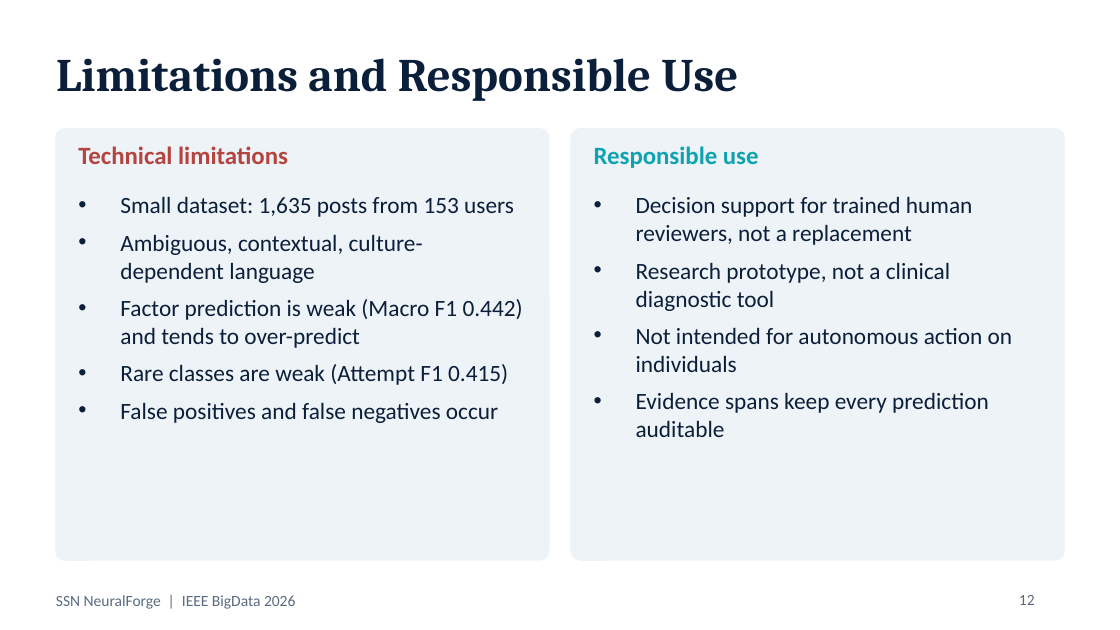
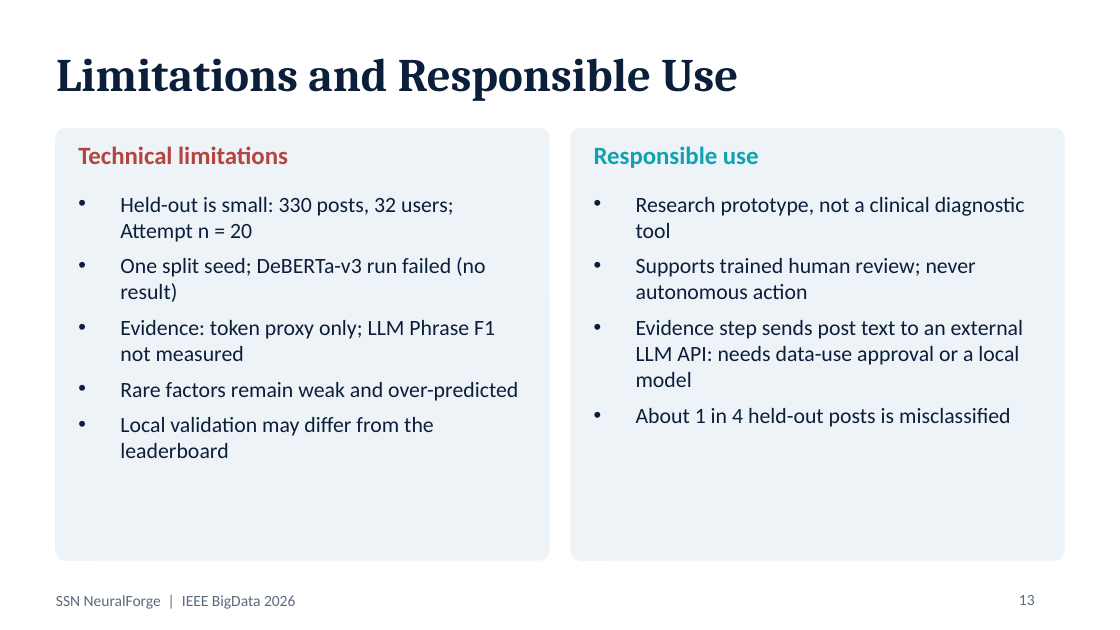
Before and after one commit to Akash231005/Explainable-Suicide-Risk-Detection, a slide deck: slide 13 of report/SSN_NeuralForge_IEEE_BigData_2026.pptx (slide 12 before the commit). Drawn at 1120x630 pixels with LibreOffice and Linux fonts; fonts in the diff are those of the drawing. Boxes give left, top, right and bottom in pixels: in the first picture for what was removed or moved away, otherwise in the second. Text is boxed around its words. In the diff, an @@ line names an element or a change of style, - is before the commit and + after.

```diff
--- a/report/SSN_NeuralForge_IEEE_BigData_2026.pptx
+++ b/report/SSN_NeuralForge_IEEE_BigData_2026.pptx
@@ text at (x1=120, y1=197, x2=518, y2=458): text changed; size 15 to 14 pt @@
-• Small dataset: 1,635 posts from 153 users
-• Ambiguous, contextual, culture-dependent language
-• Factor prediction is weak (Macro F1 0.442) and tends to over-predict
-• Rare classes are weak (Attempt F1 0.415)
-• False positives and false negatives occur
+• Held-out is small: 330 posts, 32 users; Attempt n = 20
+• One split seed; DeBERTa-v3 run failed (no result)
+• Evidence: token proxy only; LLM Phrase F1 not measured
+• Rare factors remain weak and over-predicted
+• Local validation may differ from the leaderboard
@@ text at (x1=636, y1=196, x2=973, y2=245): paragraph removed @@
-• Decision support for trained human reviewers, not a replacement
@@ text at (x1=636, y1=197, x2=1025, y2=238): size 15 to 14 pt in "Research prototype, not a clinical diagnostic tool" @@
@@ text at (x1=636, y1=258, x2=1023, y2=427): text changed; size 15 to 14 pt @@
-• Not intended for autonomous action on individuals
-• Evidence spans keep every prediction auditable
+• Supports trained human review; never autonomous action
+• Evidence step sends post text to an external LLM API: needs data-use approval or a local model
+• About 1 in 4 held-out posts is misclassified
@@ page number at (x1=1019, y1=595, x2=1035, y2=605): text changed @@
-12
+13
```
Also in this commit, not shown: 9 other slides changed, 3 slides added, 2 slides removed, 4 other files.
